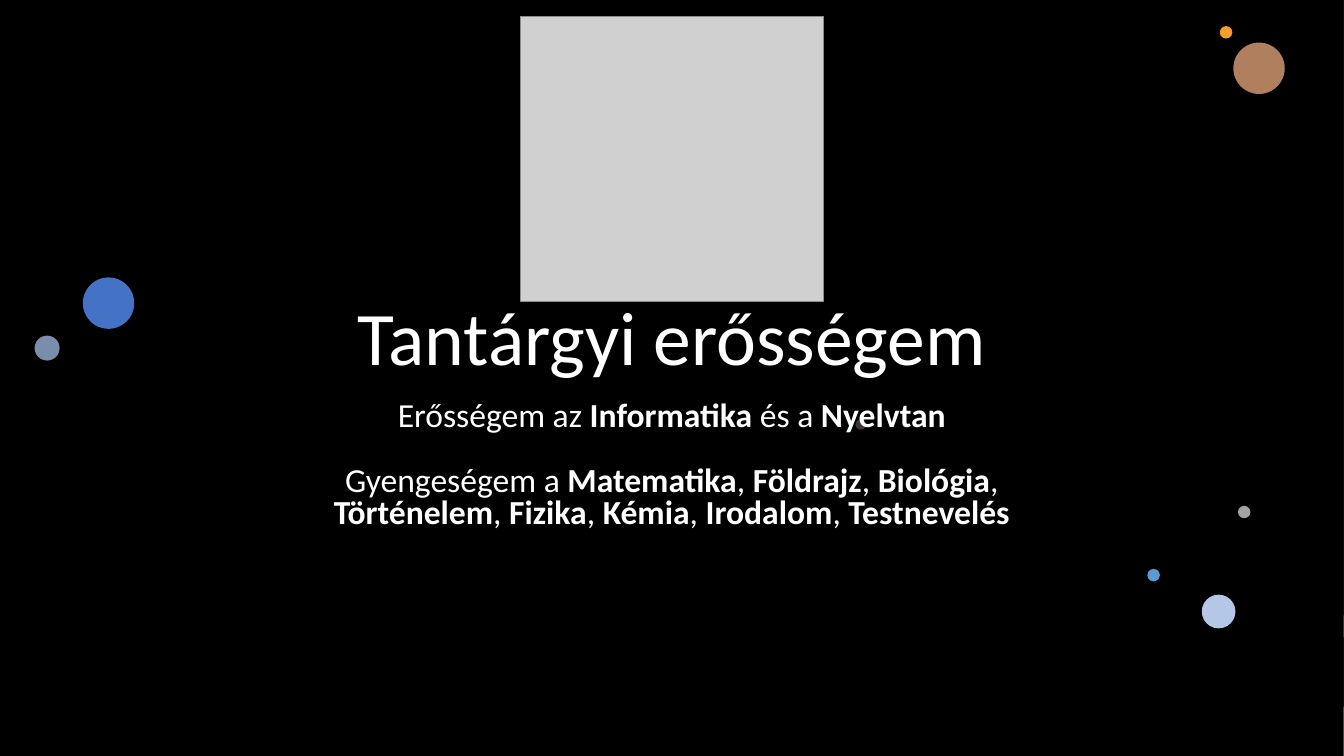
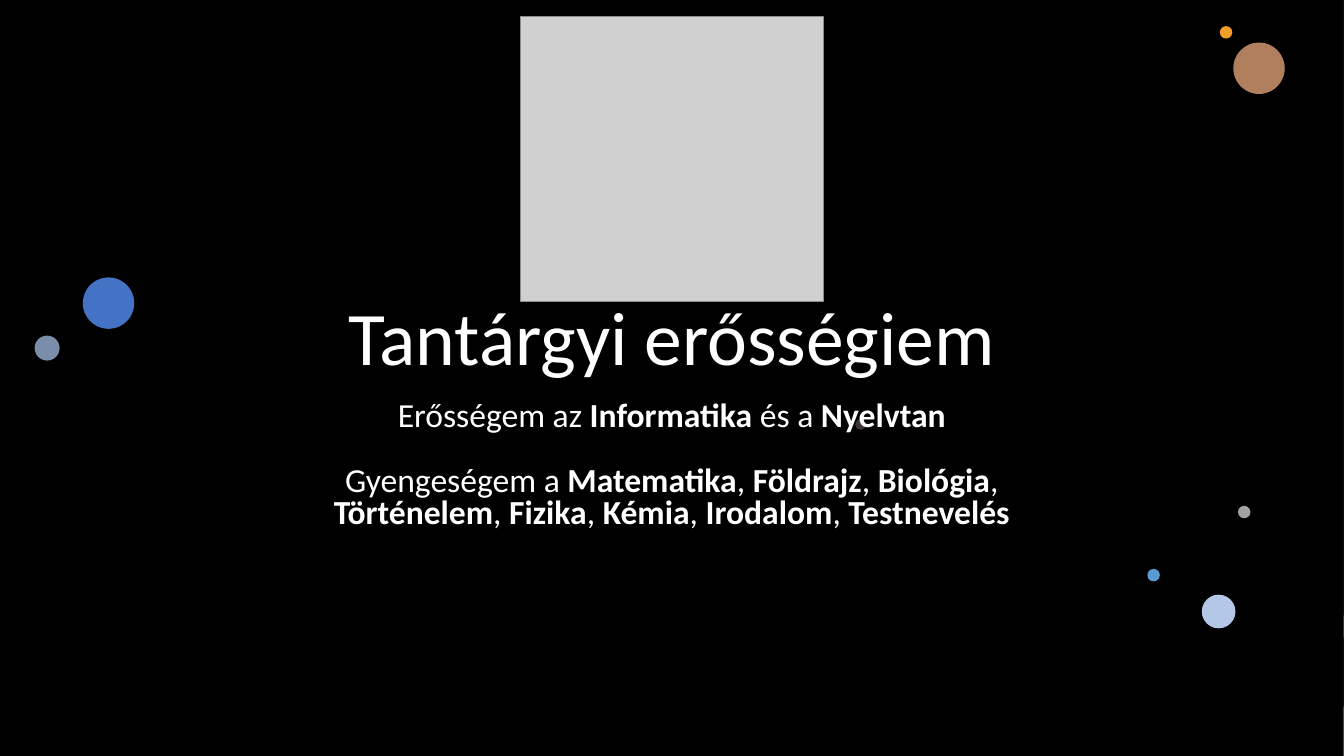
Before and after one commit to kizsi2019/202122_9d2, a slide deck: slide 5 of Gábor Dávid/Önmagam bemutatása.pptx. Drawn at 1344x756 pixels with LibreOffice and Linux fonts; fonts in the diff are those of the drawing; grey boxes stand for pictures; background and template pictures are left out; a plain dark background stands for a picture behind light text. Boxes give left, top, right and bottom in pixels: in the first picture for what was removed or moved away, otherwise in the second. Text is boxed around its words. In the diff, an @@ line names an element or a change of style, - is before the commit and + after.

```diff
--- a/Gábor Dávid/Önmagam bemutatása.pptx
+++ b/Gábor Dávid/Önmagam bemutatása.pptx
@@ title at (x1=348, y1=313, x2=995, y2=378): text changed @@
-Tantárgyi erősségem
+Tantárgyi erősségiem
```
Also in this commit, not shown: 2 other slides changed.
